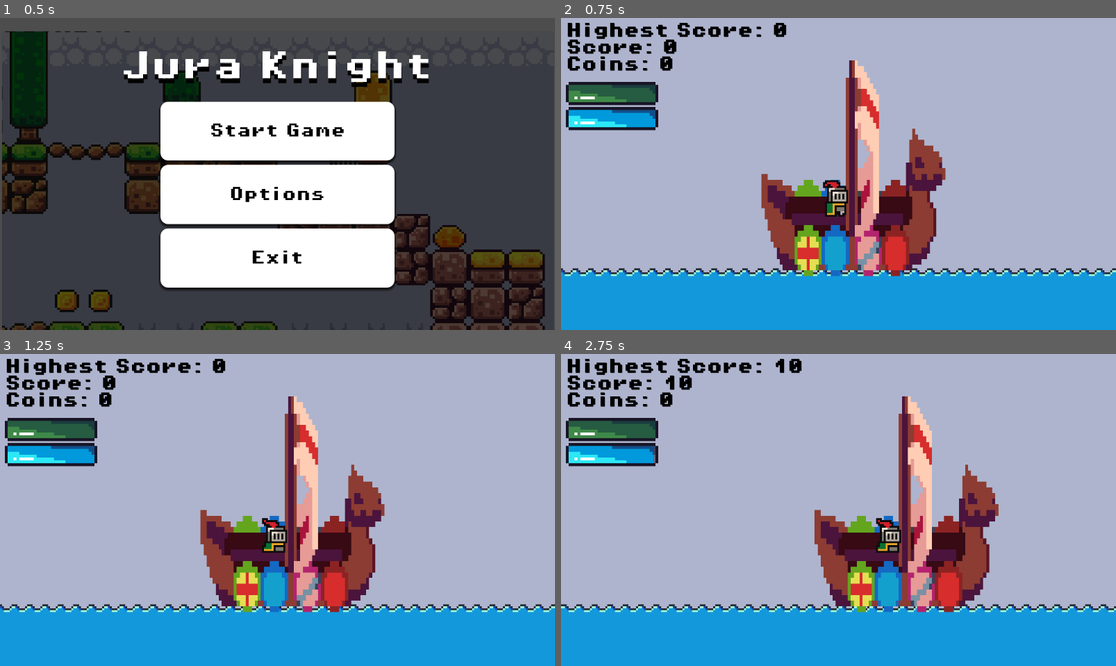
Above: before the commit, frames 1-4 (two rows, left to right).
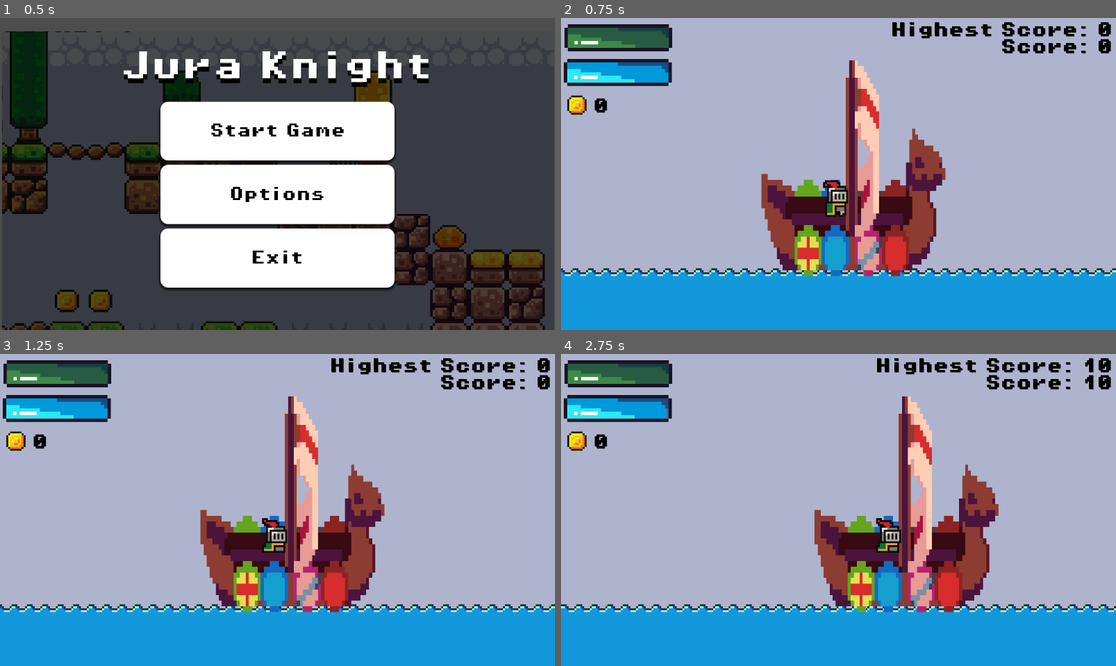
Above: after the commit, the same moments.

Repository: wessleyn/Jura-Knight
Game: Godot game, scene res://scenes/main_menu.tscn
Two runs of this game, one before a commit and one after it. Both use one fixed random seed, a clock stepped at 60 frames per second and the inputs below.
Inputs:
- Up to frame 1 (0.5 s): no input
- Up to frame 2 (0.75 s): click "Start Game" at 0.5 s
- Up to frame 3 (1.25 s): no input
- Up to frame 4 (2.75 s): tap Enter at 1.25 s; hold Right (move_right) from 1.28 s (still down); tap Up (jump) at 1.52, 2.27 s

Frame 1 is identical in both runs. In frame 2, 7.4% of the frame differs, in the area x 0-100%, y 1-37%; in frame 3, 7.4%; in frame 4, 7.6%.

Commit message:
Enhanced Coin and Score display

Diff:
--- a/scenes/game.tscn
+++ b/scenes/game.tscn
@@ -20,6 +20,7 @@
 [ext_resource type="Texture2D" uid="uid://7jnbo8q5oan2" path="res://assets/horizontal bars/medium rounded/progress bar medium rounded progress dark green.png" id="18_37s47"]
 [ext_resource type="Texture2D" uid="uid://dnm63mf23pt0f" path="res://assets/horizontal bars/medium rounded/progress bar medium rounded progress dark grey.png" id="19_bt5mj"]
 [ext_resource type="Texture2D" uid="uid://d671x00fs5tu" path="res://assets/horizontal bars/medium rounded/progress bar medium rounded progress blue.png" id="20_e1j6l"]
+[ext_resource type="Texture2D" uid="uid://fx8u04r6nvm8" path="res://assets/sprites/coin.png" id="21_5newe"]
 
 [sub_resource type="TileSetAtlasSource" id="TileSetAtlasSource_lnu2h"]
 texture = ExtResource("2_yqjtg")
@@ -706,10 +707,15 @@
 script = ExtResource("8_0tnpc")
 
 [node name="ScoreLabel" type="Label" parent="GameManager"]
-offset_left = 10.0
-offset_top = 10.0
-offset_right = 470.0
-offset_bottom = 112.0
+anchors_preset = 1
+anchor_left = 1.0
+anchor_right = 1.0
+offset_left = -468.0
+offset_top = 9.0
+offset_right = -8.0
+offset_bottom = 111.0
+grow_horizontal = 0
+pivot_offset = Vector2(2, 5)
 theme_override_colors/font_color = Color(0, 0, 0, 1)
 theme_override_colors/font_shadow_color = Color(0, 0, 0, 1)
 theme_override_colors/font_outline_color = Color(0, 0, 0, 1)
@@ -718,16 +724,17 @@
 text = "Highest Score: 0
 Score: 0
 "
+horizontal_alignment = 2
 
 [node name="ProgressBars" type="Node" parent="GameManager"]
 
 [node name="Health" type="TextureProgressBar" parent="GameManager/ProgressBars"]
-offset_left = 202.0
-offset_top = 181.0
-offset_right = 234.0
-offset_bottom = 190.0
+offset_left = 231.0
+offset_top = 69.0
+offset_right = 263.0
+offset_bottom = 78.0
 rotation = 3.14159
-scale = Vector2(6, 6)
+scale = Vector2(7, 7)
 step = 0.5
 value = 70.0
 texture_under = ExtResource("16_1kice")
@@ -735,14 +742,37 @@
 texture_progress = ExtResource("18_37s47")
 
 [node name="Thirst" type="TextureProgressBar" parent="GameManager/ProgressBars"]
-offset_left = 202.0
-offset_top = 233.0
-offset_right = 234.0
-offset_bottom = 242.0
+offset_left = 230.0
+offset_top = 141.0
+offset_right = 262.0
+offset_bottom = 150.0
 rotation = 3.14159
-scale = Vector2(6, 6)
+scale = Vector2(7, 7)
 step = 0.5
 value = 70.0
 texture_under = ExtResource("20_e1j6l")
 texture_over = ExtResource("17_5newe")
 texture_progress = ExtResource("19_bt5mj")
+
+[node name="Coin" type="Node" parent="GameManager"]
+
+[node name="Coin" type="Sprite2D" parent="GameManager/Coin"]
+position = Vector2(35, 181)
+scale = Vector2(4, 4)
+texture = ExtResource("21_5newe")
+region_enabled = true
+region_rect = Rect2(0, 0, 17, 16)
+
+[node name="Coin Label" type="Label" parent="GameManager/Coin"]
+offset_left = 66.0
+offset_top = 167.0
+offset_right = 187.0
+offset_bottom = 269.0
+theme_override_colors/font_color = Color(0, 0, 0, 1)
+theme_override_colors/font_shadow_color = Color(0, 0, 0, 1)
+theme_override_colors/font_outline_color = Color(0, 0, 0, 1)
+theme_override_fonts/font = ExtResource("8_gee14")
+theme_override_font_sizes/font_size = 32
+text = "100
+
+"
--- a/scripts/game_manager.gd
+++ b/scripts/game_manager.gd
@@ -1,11 +1,9 @@
 extends CanvasLayer
 
 @onready var score_label: Label = $ScoreLabel
-@onready var game_stats: Label = $GameStats
+@onready var coin_label: Label = $"Coin/Coin Label"
 @onready var health_bar: TextureProgressBar = $ProgressBars/Health
 @onready var thirst_bar: TextureProgressBar = $ProgressBars/Thirst
-
-
 
 var score = 0
 var coins = 0
@@ -17,13 +15,14 @@
 	updateStats()
 
 func updateScore ():
-	score_label.text = "Highest Score: %d\nScore: %d\nCoins: %d" % [
-		int(Global.high_score), int(score), int(coins)
+	score_label.text = "Highest Score: %d\nScore: %d" % [
+		int(Global.high_score), int(score)
 	]
 
 func updateStats():
 	health_bar.value = int(health)
 	thirst_bar.value = int(thirst)
+	coin_label.text = str(coins)
 
 func addPoint(point):
 	score += point
Not shown: 1 places in scenes/game.tscn that only renumber resources
